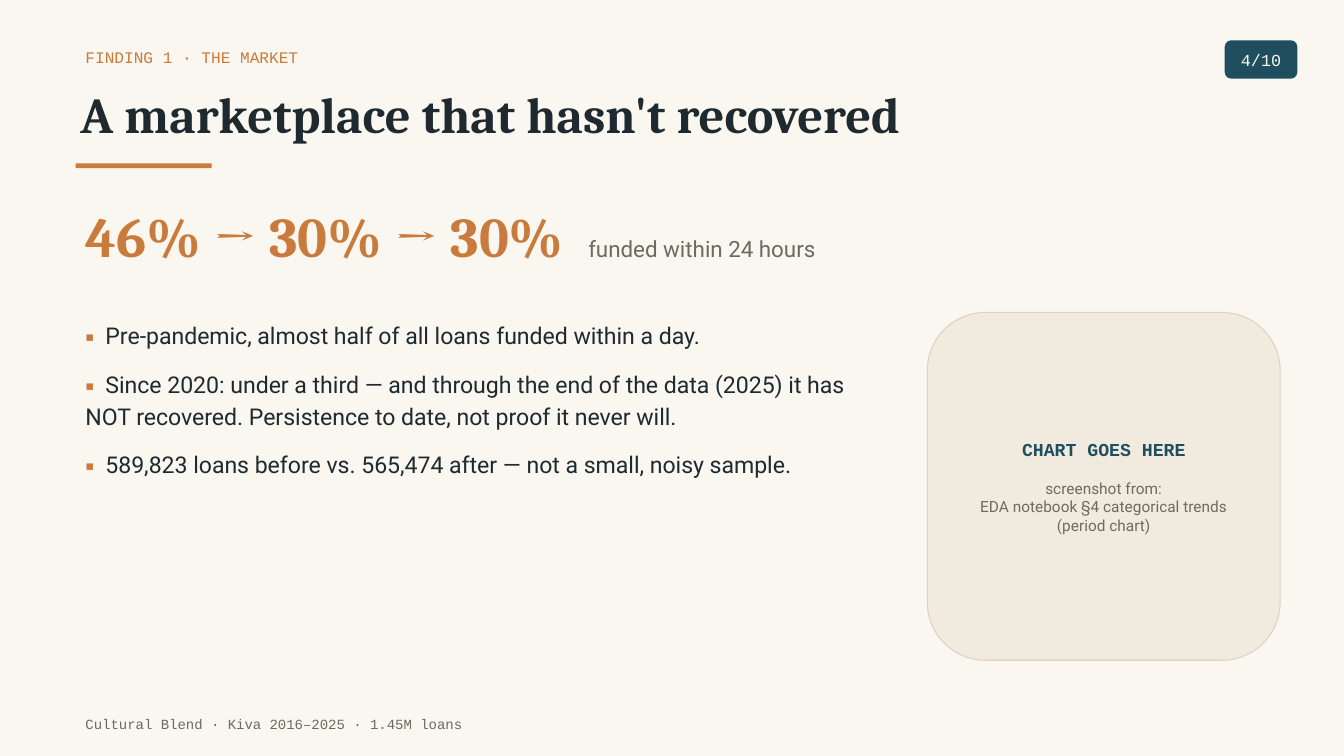
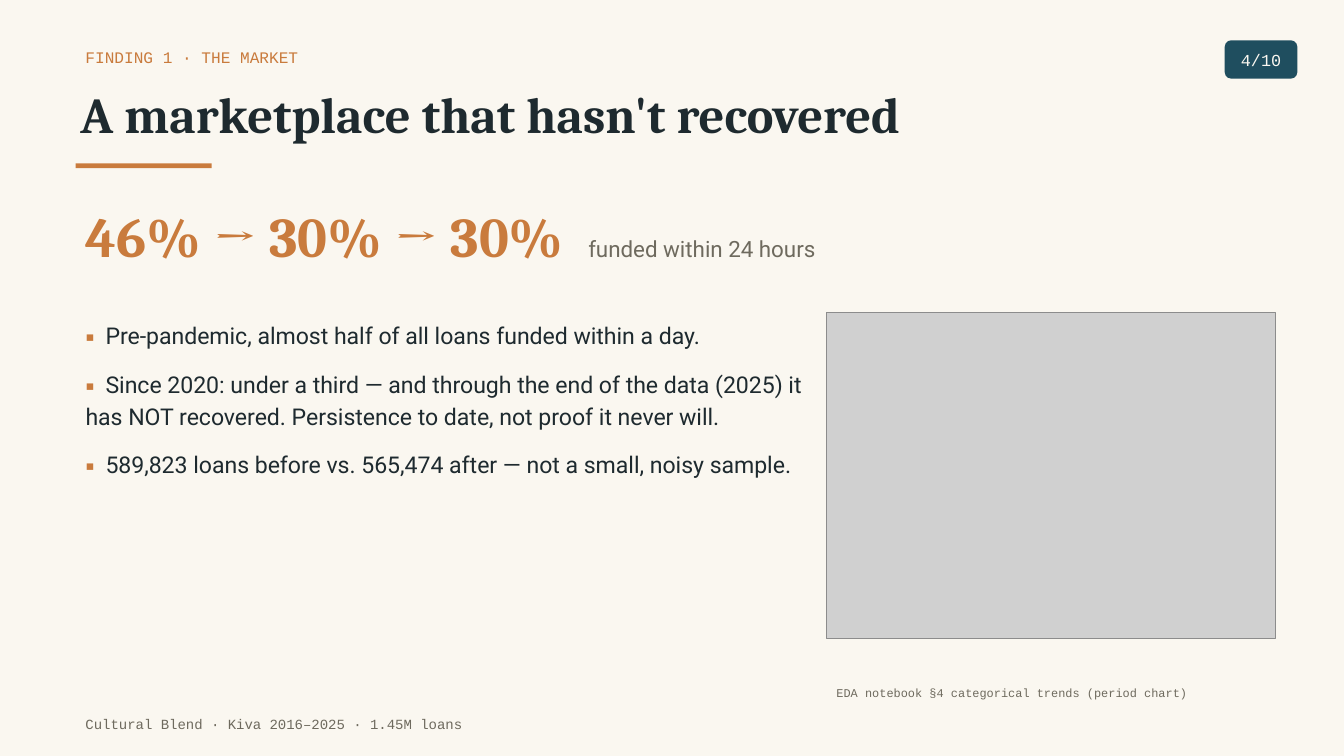
Before and after one commit to tuannm3812/unsw-ma-hackathon-2026, a slide deck: slide 4 of docs/presentation/slides_draft.pptx. Drawn at 1344x756 pixels with LibreOffice and Linux fonts; fonts in the diff are those of the drawing; grey boxes stand for pictures. Boxes give left, top, right and bottom in pixels: in the first picture for what was removed or moved away, otherwise in the second. Text is boxed around its words. In the diff, an @@ line names an element or a change of style, - is before the commit and + after.

```diff
--- a/docs/presentation/slides_draft.pptx
+++ b/docs/presentation/slides_draft.pptx
@@ text "▪ Pre-pandemic, almost half of ..." rewrapped from [85, 326, 844, 478] to [86, 326, 801, 478] @@
@@ picture added at [827, 313, 1275, 639] @@
@@ rounded rectangle removed at [928, 313, 1280, 660] @@
-CHART GOES HERE
-screenshot from:
-EDA notebook §4 categorical trends (period chart)
@@ text added at [836, 688, 1187, 700], 8.5 pt, text #6E6A5E @@
+EDA notebook §4 categorical trends (period chart)
```
Also in this commit, not shown: 4 other slides changed, 7 other files.
